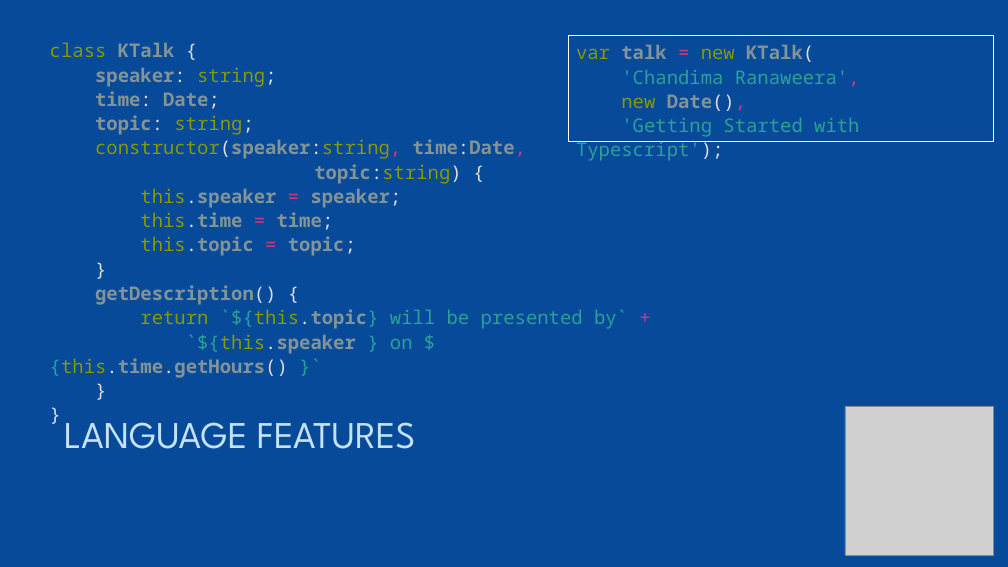
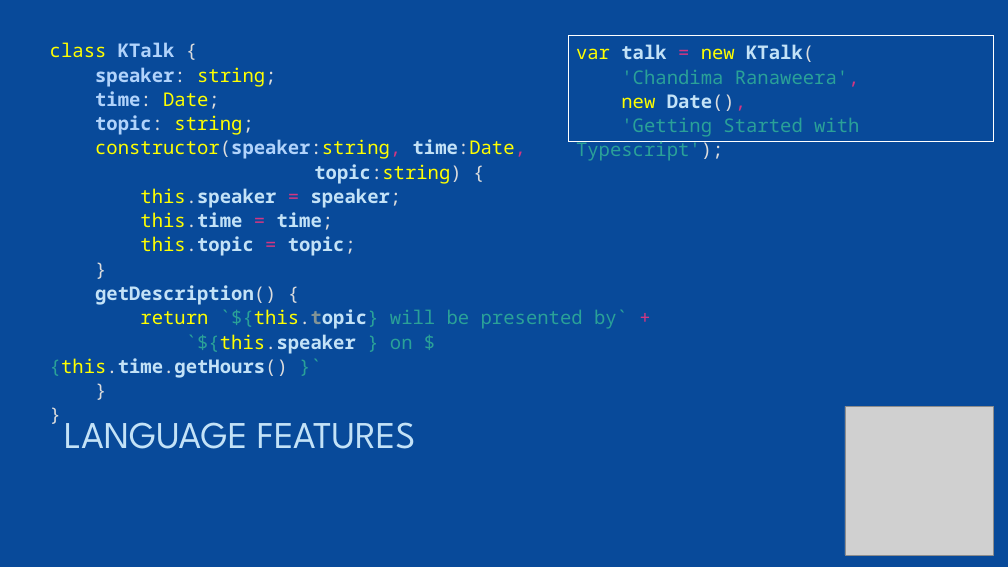
Before and after one commit to chan4lk/k-talk, a slide deck: slide 12 of Deck/typescript_ktalk.pptx (slide 11 before the commit). Drawn at 1008x567 pixels with LibreOffice and Linux fonts; fonts in the diff are those of the drawing; grey boxes stand for pictures. Boxes give left, top, right and bottom in pixels: in the first picture for what was removed or moved away, otherwise in the second. Text is boxed around its words. In the diff, an @@ line names an element or a change of style, - is before the commit and + after.

```diff
--- a/Deck/typescript_ktalk.pptx
+++ b/Deck/typescript_ktalk.pptx
@@ text at [50,42,628,378]: text colour #859900 to #FFFF00 in "class", "string;", "string;", "constructor(speaker:string," and 6 more places; text colour #839496 to #B1D3FB in "KTalk", "speaker:", "time:", "topic:" and 1 more places; text colour #839496 to #FFFF00, bold off in "Date;", "time:Date,"; text colour #839496 to #C3E2F7 in "time:Date,", "topic:string)", "this.speaker speaker;", "this.time time;" and 4 more places @@
@@ text in rectangle at [576,44,814,111]: text colour #859900 to #FFFF00 in "var new", "new"; text colour #839496 to #C3E2F7 in "talk KTalk(", "Date()," @@
```
Also in this commit, not shown: 5 other slides changed, 1 slide added.
